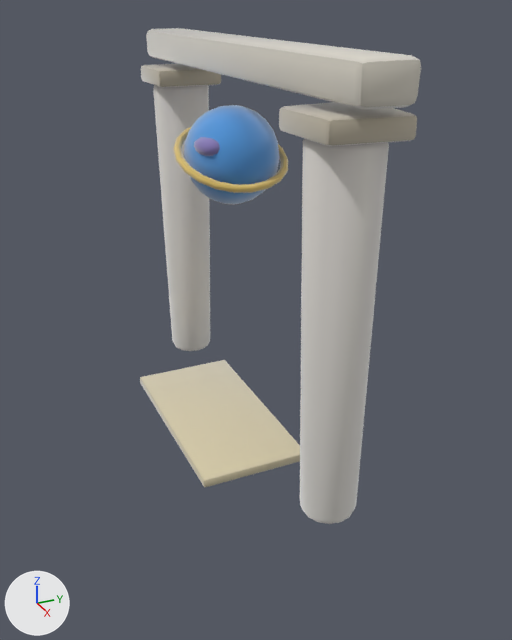
An edit to the glTF model assets/models/gates/7e0a3040.glb, drawn before and after from the same camera.
Camera for both pictures: a camera (50 mm lens) standing at (6.84, -2.95, 4.62) and looking at (0.49, -0.09, 1.45). The lights are fixed; the arrows at lower left show +X, +Y and +Z. The picture after the commit comes second. Vertices at exactly the same position are counted once.

The first picture shows 'gate_7e0a3040'.
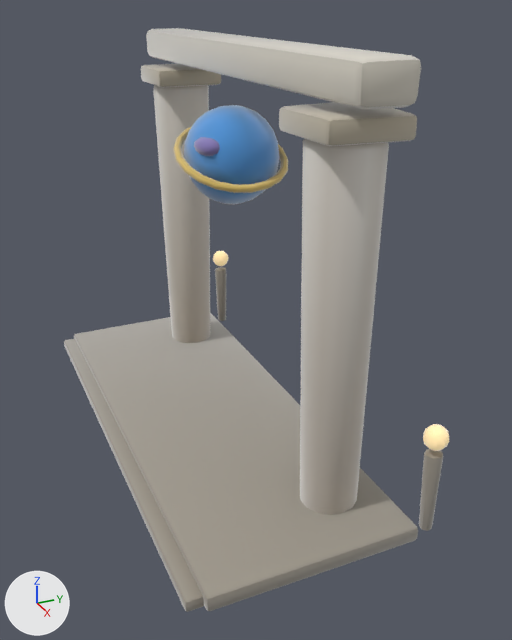
Where the change shows, as pixel boxes [x1, y1, x2, y2] in the pictures (512 x 640 px):
'gate_7e0a3040', reshaped (37% wider, 18% taller): before [140, 28, 421, 524]; after [64, 28, 449, 612]
part 1 of me_gate_7e0a3040, added: after [213, 251, 229, 266]
part 2 of me_gate_7e0a3040, added (beige): after [423, 424, 449, 451]
part 3 of me_gate_7e0a3040, added: after [215, 267, 226, 321]
part 4 of me_gate_7e0a3040, added: after [419, 449, 443, 531]
part 5 of me_gate_7e0a3040, added: after [74, 312, 418, 611]
part 6 of me_gate_7e0a3040, added: after [64, 339, 204, 612]
part 7 of me_gate_7e0a3040, recoloured: before [140, 107, 377, 524]; after [161, 107, 377, 515]

Patch to the scene script:
```diff
--- a/assets/models/gates/7e0a3040.glb.py
+++ b/assets/models/gates/7e0a3040.glb.py
@@ mat_clay__9e978a_0_93 @@
+mat_clay__9e978a_0_93 = bpy.data.materials.new('clay_#9E978A_0.93_-')
+# nodes: BsdfPrincipled, Mix, OutputMaterial, VertexColor
+# colours: grey #9e978a, mixed with the vertex colours
@@ mat_clay__b9b2a2_0_93 @@
+mat_clay__b9b2a2_0_93 = bpy.data.materials.new('clay_#B9B2A2_0.93_-')
+# nodes: BsdfPrincipled, Mix, OutputMaterial, VertexColor
+# colours: grey #b9b2a2, mixed with the vertex colours
@@ mat_clay__ffe2a8_0_95__ffe2a8 @@
+mat_clay__ffe2a8_0_95__ffe2a8 = bpy.data.materials.new('clay_#FFE2A8_0.95_#FFE2A8')
+# nodes: BsdfPrincipled, Mix, OutputMaterial, VertexColor
+# colours: beige #bca67a, beige #ffe2a8, mixed with the vertex colours
@@ me_gate_7e0a3040 @@
 # used by ob_gate_7e0a3040; location = (0.0, 0.0, 0.0)
-me_gate_7e0a3040.from_pydata(...)  # 1296 vertices, 2556 faces; spans x -2.57..2.57, y -1.0..0.45, z -0.01..4.24
+me_gate_7e0a3040.from_pydata(...)  # 1796 vertices, 3528 faces; spans x -2.74..2.75, y -1.71..0.83, z -0.01..4.24
+# me_gate_7e0a3040 part 1: the loose piece of 52 vertices spanning x -0.37..-0.06, y -0.52..-0.27, z 2.88..3.03 is copied, and the copy is scaled about its middle by (0.768, 0.928, 1.54), then moved by (-2.4, 1.12, -1.93), in mat_clay__ffe2a8_0_95__ffe2a8; it spans x -2.73..-2.49, y 0.61..0.83, z 0.9..1.14
+# me_gate_7e0a3040 part 2: a new loose piece, a UV sphere (10 segments, 6 rings, poles along z) spanning x 2.49..2.73, y 0.61..0.83, z 0.9..1.14, in mat_clay__ffe2a8_0_95__ffe2a8
+# me_gate_7e0a3040 part 3: a new loose piece of 114 vertices spanning x -2.7..-2.53, y 0.63..0.8, z 0.0..0.86, in mat_clay__9e978a_0_93
+# me_gate_7e0a3040 part 4: a new loose piece of 114 vertices spanning x 2.53..2.7, y 0.63..0.8, z 0.0..0.86, in mat_clay__9e978a_0_93
+# me_gate_7e0a3040 part 5: a new loose piece of 56 vertices spanning x -2.74..2.75, y -1.55..0.55, z 0.0..0.16, in mat_clay__9e978a_0_93
+# me_gate_7e0a3040 part 6: a new loose piece of 56 vertices spanning x -2.67..2.67, y -1.71..-1.37, z 0.0..0.12, in mat_clay__9e978a_0_93
+# me_gate_7e0a3040 part 7: 2507 kept faces spanning x -2.57..2.57, y -1.0..0.45, z -0.01..4.22 get new vertex colours
+# other edits to the shape of me_gate_7e0a3040 do not show in these pictures
 me_gate_7e0a3040.materials.append(mat_clay__f2eee6_0_93)
@@ me_gate_7e0a3040 @@
 me_gate_7e0a3040.materials.append(mat_clay__d8cca8_0_93)
+me_gate_7e0a3040.materials.append(mat_clay__9e978a_0_93)
+me_gate_7e0a3040.materials.append(mat_clay__b9b2a2_0_93)
+me_gate_7e0a3040.materials.append(mat_clay__ffe2a8_0_95__ffe2a8)
```
